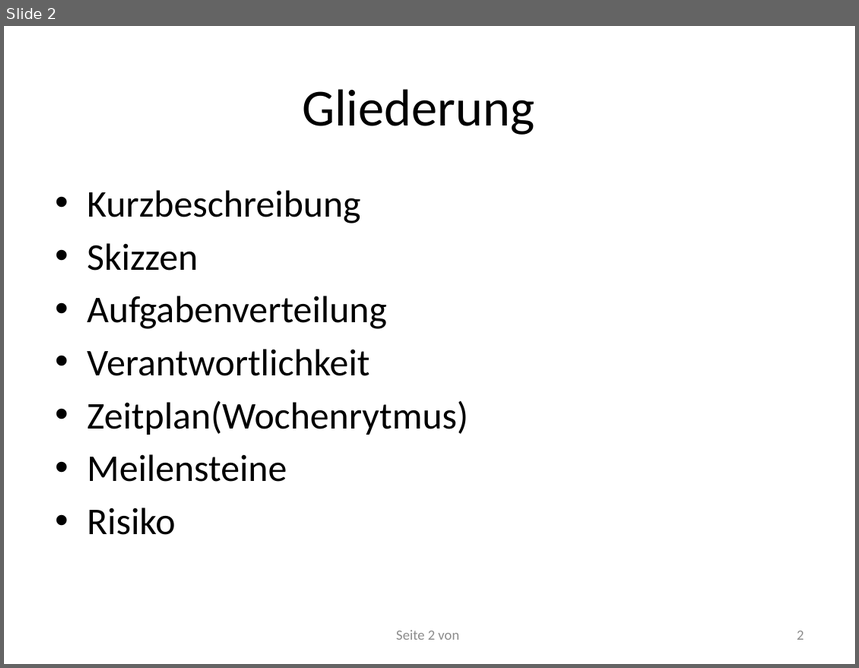
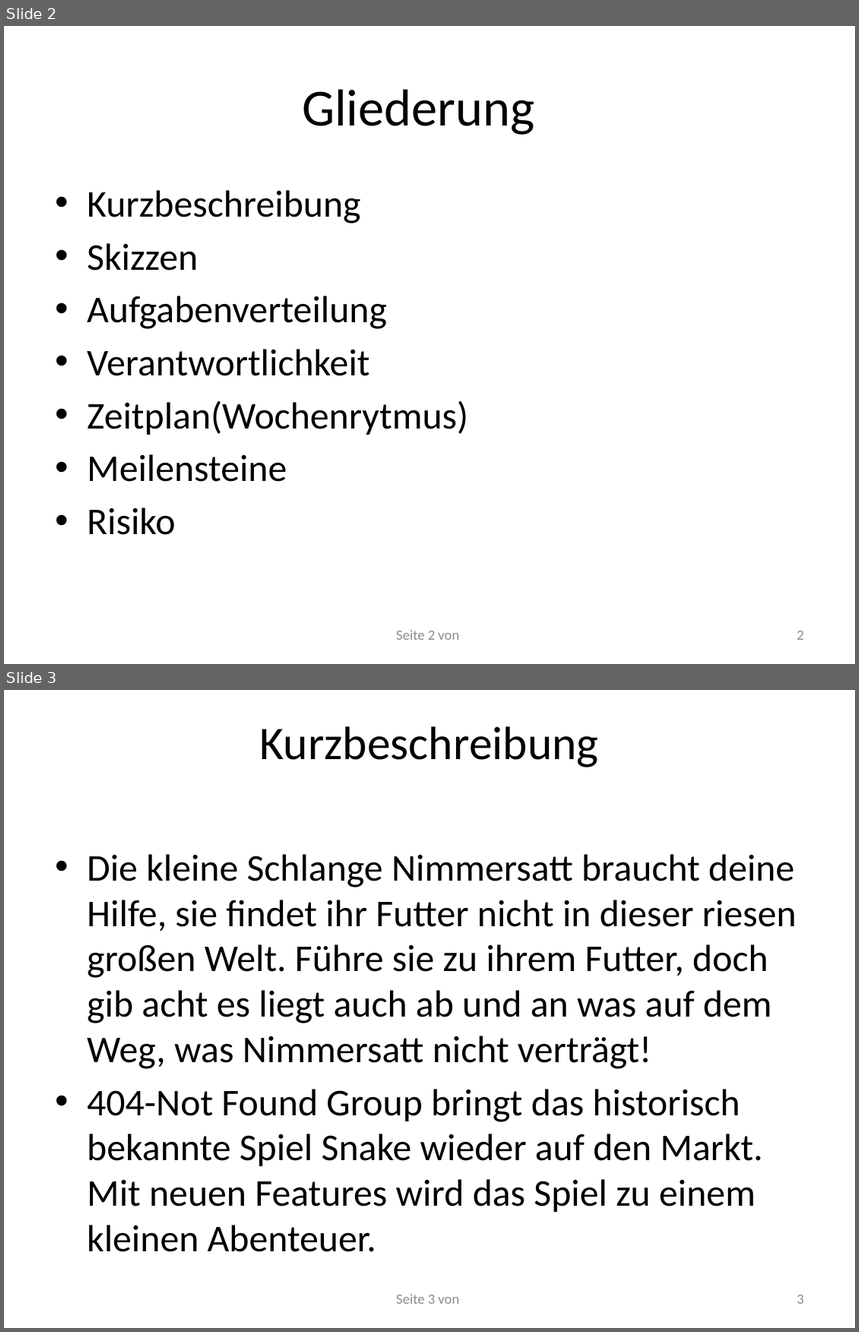
Before and after one commit to RamoramaInteractive/GDV-Projekt, a slide deck: Planungspraesentation-Mitte Juni/Planungspräsentation V. 1.pptx. Shown one above the other, each under a label of ours: slide 2 before the commit, slides 2 and 3 after it. The pictures are 859x668 and 859x1332 pixels, drawn with LibreOffice and Linux fonts; fonts in the diff are those of the drawing. Boxes give left, top, right and bottom in pixels: in the first picture for what was removed or moved away, otherwise in the second. Text is boxed around its words. In the diff, an @@ line names an element or a change of style, - is before the commit and + after.

```diff
--- a/Planungspraesentation-Mitte Juni/Planungspräsentation V. 1.pptx
+++ b/Planungspraesentation-Mitte Juni/Planungspräsentation V. 1.pptx
@@ slide 3 added at [4,690,855,1328], background #FFFFFF @@
@@ title added at [260,726,599,768], 39.6 pt, text #000000 @@
+Kurzbeschreibung
@@ text added at [87,854,797,1252], 32 pt, text #000000 @@
+• Die kleine Schlange Nimmersatt braucht deine Hilfe, sie findet ihr Futter nicht in dieser riesen großen Welt. Führe sie zu ihrem Futter, doch gib acht es liegt auch ab und an was auf dem Weg, was Nimmersatt nicht verträgt!
+• 404-Not Found Group bringt das historisch bekannte Spiel Snake wieder auf den Markt. Mit neuen Features wird das Spiel zu einem kleinen Abenteuer.
@@ page number added at [396,1294,459,1304], 12 pt, text #8C8C8C @@
+Seite 3 von
@@ page number added at [797,1295,804,1304], 12 pt, text #8C8C8C @@
+3
```
Also in this commit, not shown: 3 slides changed, 2 other slides added, 4 slides removed, 3 other files.
